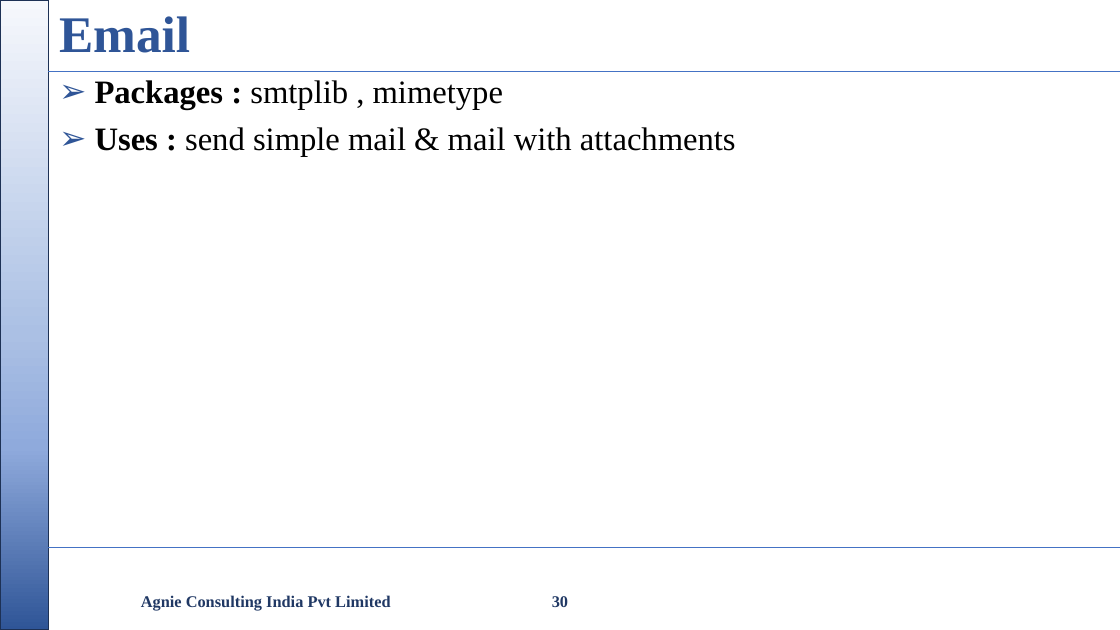
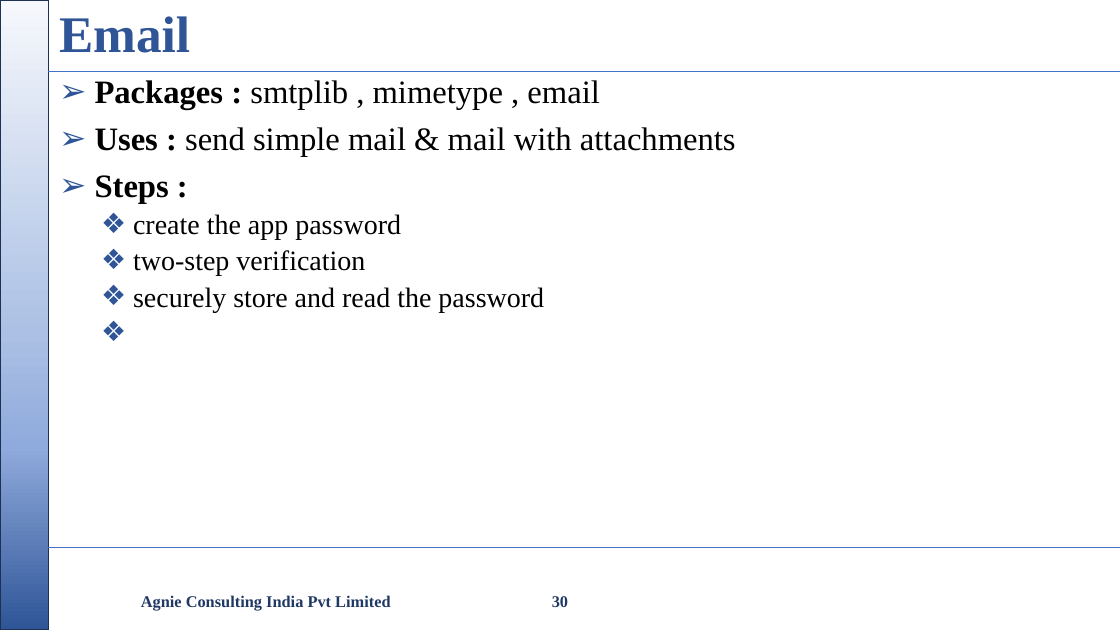
Before and after one commit to nikishdaniel1-del/Python-Cls, a slide deck: slide 30 of python class/Python Class.pptx. Drawn at 1120x630 pixels with LibreOffice and Linux fonts; fonts in the diff are those of the drawing; background and template pictures are left out. Boxes give left, top, right and bottom in pixels: in the first picture for what was removed or moved away, otherwise in the second. Text is boxed around its words. In the diff, an @@ line names an element or a change of style, - is before the commit and + after.

```diff
--- a/python class/Python Class.pptx
+++ b/python class/Python Class.pptx
@@ text at (95,80,599,110): text changed @@
-➢ Packages : smtplib , mimetype
+➢ Packages : smtplib , mimetype , email
@@ text at (95,175,544,312): paragraphs added @@
+➢ Steps :
+  ❖ create the app password
+  ❖ two-step verification
+  ❖ securely store and read the password
```
Also in this commit, not shown: 3 other slides changed, 5 other files.
